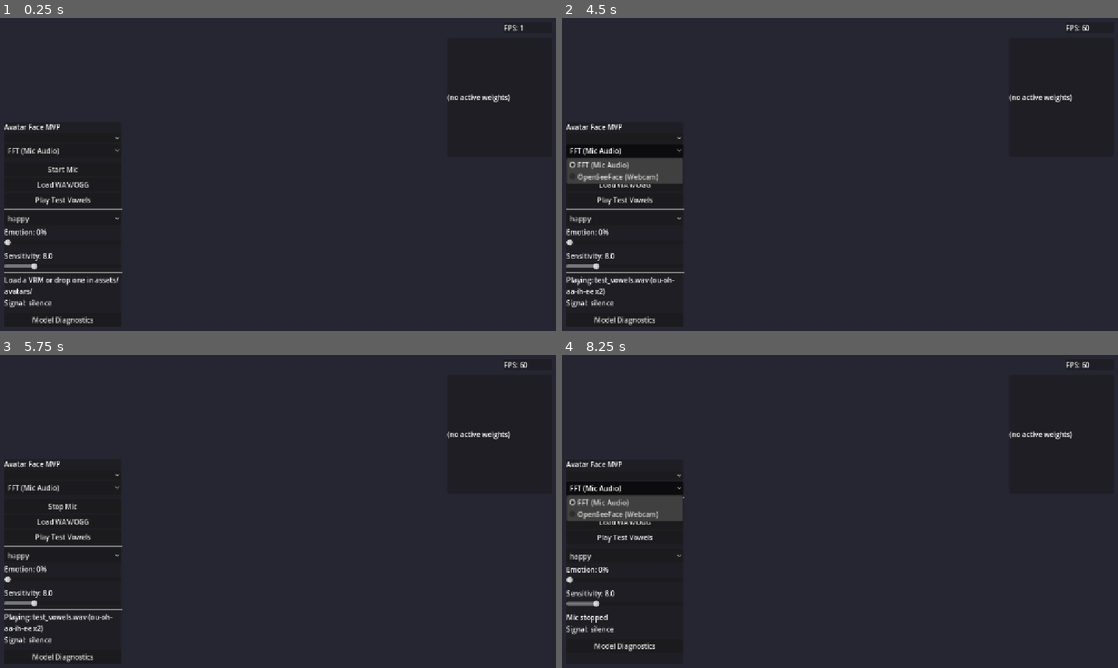
Above: before the commit, frames 1-4 (two rows, left to right).
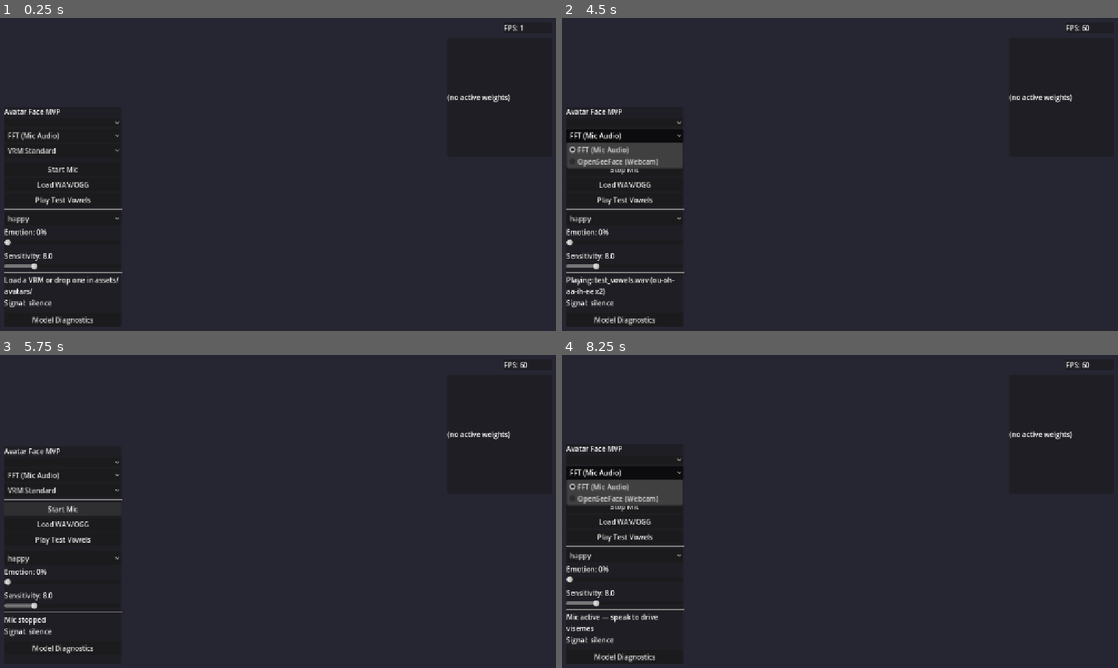
Above: after the commit, the same moments.

Repository: mcp-tool-shop-org/avatar-face-mvp
Game: Godot game, scene res://scenes/main.tscn
The game is run twice, just before and just after one commit, with the same random seed, the same clock (stepped at 60 frames per second) and the same inputs.
Inputs (mouse positions are in pixels of both pictures, inside the frame that each line leads up to):
- Up to frame 1 (0.25 s): no input
- Up to frame 2 (4.5 s): click (623, 149) at 0.5 s, where only the run after the commit has a clickable "VRM Standard"; click "happy" at 1.25 s; click "Start Mic" at 2 s; click "Play Test Vowels" at 2.75 s; click "Play Test Vowels" at 3.5 s; click "FFT (Mic Audio)" at 4.25 s
- Up to frame 3 (5.75 s): click "Stop Mic" at 5 s
- Up to frame 4 (8.25 s): click "Stop Mic" (after the commit: "Start Mic") at 5.75 s; click "Model Diagnostics" at 6.5 s; click "Hide Diagnostics" at 7.25 s; click "FFT (Mic Audio)" at 8 s

The runs differ from the first frame. In frame 1, 0.5% of the frame differs, in the area x 0-22%, y 29-44%; in frame 2, 2.5%; in frame 3, 2.6%; in frame 4, 3.8%, in the area x 0-22%, y 29-99%.

Commit message:
Add mapping profiles (VRM/ARKit), auto-detection, tighter validator
- ConfigLoader now scans config/ for mapping*.json files as profiles
- mapping_arkit.json: ARKit-52 style preset (jawOpen, eyeBlink_L, etc.)
- Profile selector dropdown in UI (VRM Standard / ARKIT)
- Auto-detects model style from blend shape names (lip_*/blink_* = VRM,
  jawOpen/mouthFunnel/eyeBlink_L = ARKit)
- Suggests profile switch when mismatch detected
- Tighter GREEN scoring: requires blinks (L+R) as non-negotiable
- Unmapped shapes now categorized: [mouth/jaw], [eye/brow], [other]
- Profile switch triggers live config reload + diagnostics refresh

Co-Authored-By: Claude Opus 4.6 <noreply@anthropic.com>

Diff:
--- /dev/null
+++ b/config/mapping_arkit.json
@@ -0,0 +1,18 @@
+{
+  "visemes": {
+    "aa": "jawOpen",
+    "ih": "mouthSmile_L",
+    "ou": "mouthPucker",
+    "ee": "mouthSmile_R",
+    "oh": "mouthFunnel"
+  },
+  "expressions": {
+    "blink_left": "eyeBlink_L",
+    "blink_right": "eyeBlink_R",
+    "happy": "mouthSmile_L",
+    "sad": "mouthFrown_L",
+    "angry": "browDown_L",
+    "surprised": "eyeWide_L",
+    "neutral": "jawOpen"
+  }
+}
--- a/scenes/main.tscn
+++ b/scenes/main.tscn
@@ -41,7 +41,7 @@
 anchor_top = 1.0
 anchor_bottom = 1.0
 offset_left = 10.0
-offset_top = -480.0
+offset_top = -510.0
 offset_right = 280.0
 offset_bottom = -10.0
 
@@ -57,6 +57,10 @@
 layout_mode = 2
 
 [node name="DriverOption" type="OptionButton" parent="DemoUI/Panel/VBox"]
+unique_name_in_owner = true
+layout_mode = 2
+
+[node name="ProfileOption" type="OptionButton" parent="DemoUI/Panel/VBox"]
 unique_name_in_owner = true
 layout_mode = 2
 
--- a/scripts/avatar_controller.gd
+++ b/scripts/avatar_controller.gd
@@ -210,8 +210,14 @@
 	return _audio_bus_idx
 
 
+## ARKit-style blend shape names for auto-detection
+const ARKIT_MARKERS := ["jawOpen", "mouthFunnel", "mouthPucker", "eyeBlink_L", "eyeBlink_R",
+	"mouthSmile_L", "mouthSmile_R", "mouthFrown_L", "browDown_L", "eyeWide_L"]
+
+
 ## Run diagnostics on current avatar's blend shapes against mapping.json.
-## Returns a Dictionary with keys: visemes, expressions, unmapped, status
+## Returns a Dictionary with keys: visemes, expressions, unmapped, status,
+## detected_style, suggested_profile, has_blinks, active_profile
 func get_model_diagnostics() -> Dictionary:
 	var result: Dictionary = {
 		"visemes": [],       # Array of {driver, vrm_name, found}
@@ -219,9 +225,26 @@
 		"unmapped": [],      # Blend shapes on the model not referenced by mapping
 		"status": "none",    # "green" | "yellow" | "red" | "none"
 		"total_shapes": _blend_shape_names.size(),
+		"detected_style": "unknown",  # "vrm" | "arkit" | "unknown"
+		"suggested_profile": "",       # profile name if mismatch detected
+		"has_blinks": false,
+		"active_profile": _config.active_profile,
 	}
 	if _mesh_instance == null or _blend_shape_names.size() == 0:
 		return result
+
+	# Auto-detect model style
+	var arkit_count := 0
+	var vrm_count := 0
+	for bs_name in _blend_shape_names:
+		if bs_name in ARKIT_MARKERS:
+			arkit_count += 1
+		if bs_name.begins_with("lip_") or bs_name.begins_with("blink_") or bs_name.begins_with("face_"):
+			vrm_count += 1
+	if arkit_count >= 3:
+		result["detected_style"] = "arkit"
+	elif vrm_count >= 3:
+		result["detected_style"] = "vrm"
 
 	var mapping: Dictionary = _config.get_viseme_map()
 	var expr_mapping: Dictionary = _config.get_expression_map()
@@ -238,9 +261,10 @@
 		if found:
 			viseme_hits += 1
 
-	# Check expression coverage
+	# Check expression coverage — track blinks specifically
 	var expr_hits := 0
-	var expr_total := expr_mapping.size()
+	var has_blink_l := false
+	var has_blink_r := false
 	for driver_key in expr_mapping:
 		var vrm_name: String = expr_mapping[driver_key]
 		var found: bool = _blend_shape_cache.has(vrm_name) or _blend_shape_cache.has(vrm_name.to_lower())
@@ -248,22 +272,43 @@
 		referenced_names[vrm_name] = true
 		if found:
 			expr_hits += 1
+			if driver_key == "blink_left":
+				has_blink_l = true
+			elif driver_key == "blink_right":
+				has_blink_r = true
+	result["has_blinks"] = has_blink_l and has_blink_r
 
 	# Find unmapped blend shapes
 	for bs_name in _blend_shape_names:
 		if not referenced_names.has(bs_name):
 			result["unmapped"].append(bs_name)
 
-	# Determine status color
-	var total_required := viseme_total + expr_total
-	var total_found := viseme_hits + expr_hits
-	if total_required == 0:
+	# Suggest profile switch if style doesn't match active profile
+	var detected: String = result["detected_style"]
+	if detected == "arkit" and _config.active_profile == "VRM Standard":
+		result["suggested_profile"] = "ARKIT"
+	elif detected == "vrm" and _config.active_profile != "VRM Standard":
+		result["suggested_profile"] = "VRM Standard"
+
+	# Determine status color — blinks are non-negotiable for GREEN
+	if viseme_total == 0:
 		result["status"] = "none"
-	elif viseme_hits >= 3 and total_found >= total_required * 0.8:
+	elif viseme_hits >= 3 and result["has_blinks"]:
 		result["status"] = "green"
-	elif viseme_hits >= 2:
+	elif viseme_hits >= 2 or (viseme_hits >= 3 and not result["has_blinks"]):
 		result["status"] = "yellow"
 	else:
 		result["status"] = "red"
 
 	return result
+
+
+## Switch mapping profile and re-apply config
+func set_mapping_profile(profile_name: String):
+	_config.set_active_profile(profile_name)
+	_apply_config()
+
+
+## Get available mapping profile names
+func get_mapping_profiles() -> PackedStringArray:
+	return _config.get_profile_names()
--- a/scripts/config_loader.gd
+++ b/scripts/config_loader.gd
@@ -3,8 +3,12 @@
 class_name ConfigLoader
 extends RefCounted
 
-const MAPPING_PATH := "res://config/mapping.json"
 const TUNING_PATH := "res://config/tuning.json"
+const MAPPING_DIR := "res://config/"
+
+## Available mapping profiles: name -> file path
+var mapping_profiles: Dictionary = {}
+var active_profile: String = ""
 
 var mapping: Dictionary = {}
 var tuning: Dictionary = {}
@@ -14,21 +18,65 @@
 
 
 func _init():
+	_scan_mapping_profiles()
 	reload()
 
 
+func _scan_mapping_profiles():
+	mapping_profiles.clear()
+	var dir: DirAccess = DirAccess.open(MAPPING_DIR)
+	if dir == null:
+		return
+	dir.list_dir_begin()
+	var file_name: String = dir.get_next()
+	while file_name != "":
+		if file_name.begins_with("mapping") and file_name.ends_with(".json"):
+			var profile_name: String = file_name.replace("mapping_", "").replace("mapping", "vrm").replace(".json", "")
+			if profile_name == "vrm":
+				profile_name = "VRM Standard"
+			else:
+				profile_name = profile_name.to_upper()
+			mapping_profiles[profile_name] = MAPPING_DIR + file_name
+		file_name = dir.get_next()
+	if active_profile == "" and mapping_profiles.size() > 0:
+		active_profile = "VRM Standard" if mapping_profiles.has("VRM Standard") else mapping_profiles.keys()[0]
+
+
+func get_profile_names() -> PackedStringArray:
+	var names: PackedStringArray = []
+	for key in mapping_profiles:
+		names.append(key)
+	names.sort()
+	return names
+
+
+func set_active_profile(profile_name: String):
+	if mapping_profiles.has(profile_name):
+		active_profile = profile_name
+		var path: String = mapping_profiles[profile_name]
+		mapping = _load_json(path)
+		_mapping_mtime = _get_mtime(path)
+
+
+func get_active_mapping_path() -> String:
+	if mapping_profiles.has(active_profile):
+		return mapping_profiles[active_profile]
+	return MAPPING_DIR + "mapping.json"
+
+
 func reload():
-	mapping = _load_json(MAPPING_PATH)
+	mapping = _load_json(get_active_mapping_path())
 	tuning = _load_json(TUNING_PATH)
 
 
 ## Check if files changed and reload if so. Call periodically (not every frame).
 func check_hot_reload() -> bool:
 	var changed := false
-	var m_time := _get_mtime(MAPPING_PATH)
+	var m_path: String = get_active_mapping_path()
+	var m_time := _get_mtime(m_path)
 	if m_time != _mapping_mtime:
 		_mapping_mtime = m_time
-		mapping = _load_json(MAPPING_PATH)
+		mapping = _load_json(m_path)
 		changed = true
 	var t_time := _get_mtime(TUNING_PATH)
 	if t_time != _tuning_mtime:
--- a/scripts/demo_ui.gd
+++ b/scripts/demo_ui.gd
@@ -34,6 +34,7 @@
 @onready var diag_button: Button = %DiagButton
 @onready var diag_panel: PanelContainer = %DiagPanel
 @onready var diag_label: Label = %DiagLabel
+@onready var profile_option: OptionButton = %ProfileOption
 
 
 func _ready():
@@ -49,6 +50,8 @@
 	avatar_option.item_selected.connect(_on_avatar_selected)
 	diag_button.pressed.connect(_on_diag_toggle)
 	diag_panel.visible = false
+	profile_option.item_selected.connect(_on_profile_selected)
+	_populate_profiles()
 
 	# Populate emotion dropdown
 	var emotions := ["happy", "sad", "angry", "surprised"]
@@ -284,6 +287,30 @@
 
 ## Called by main.gd after a new avatar is loaded
 func on_avatar_loaded():
+	if diag_panel.visible:
+		_refresh_diagnostics()
+
+
+func _populate_profiles():
+	if _avatar_controller == null:
+		return
+	profile_option.clear()
+	var profiles: PackedStringArray = _avatar_controller.get_mapping_profiles()
+	for p in profiles:
+		profile_option.add_item(p)
+	# Select active profile
+	for i in profile_option.item_count:
+		if profile_option.get_item_text(i) == _avatar_controller._config.active_profile:
+			profile_option.selected = i
+			break
+
+
+func _on_profile_selected(idx: int):
+	if _avatar_controller == null:
+		return
+	var profile_name: String = profile_option.get_item_text(idx)
+	_avatar_controller.set_mapping_profile(profile_name)
+	status_label.text = "Mapping: " + profile_name
 	if diag_panel.visible:
 		_refresh_diagnostics()
 
@@ -317,12 +344,24 @@
 	else:
 		text += "No model loaded\n"
 
+	# Style detection + profile suggestion
+	var detected: String = diag.get("detected_style", "unknown")
+	var suggested: String = diag.get("suggested_profile", "")
+	var active_prof: String = diag.get("active_profile", "")
+	text += "Style: %s | Profile: %s\n" % [detected.to_upper(), active_prof]
+	if suggested != "":
+		text += ">>> TRY SWITCHING TO: %s <<<\n" % suggested
+
+	# Blink status
+	if not diag.get("has_blinks", false):
+		text += "!! BLINKS MISSING (needed for GREEN) !!\n"
+
 	# Viseme coverage
 	text += "\n--- VISEMES ---\n"
 	var visemes: Array = diag.get("visemes", [])
 	for v in visemes:
 		var marker: String = "OK" if v["found"] else "MISS"
-		text += "  %s: %s -> %s [%s]\n" % [v["driver"], v["driver"], v["vrm_name"], marker]
+		text += "  %s -> %s [%s]\n" % [v["driver"], v["vrm_name"], marker]
 
 	# Expression coverage
 	text += "\n--- EXPRESSIONS ---\n"
@@ -331,11 +370,33 @@
 		var marker: String = "OK" if e["found"] else "MISS"
 		text += "  %s -> %s [%s]\n" % [e["driver"], e["vrm_name"], marker]
 
-	# Unmapped shapes
+	# Unmapped shapes (categorized)
 	var unmapped: Array = diag.get("unmapped", [])
 	if unmapped.size() > 0:
+		var mouth_shapes: PackedStringArray = []
+		var eye_shapes: PackedStringArray = []
+		var other_shapes: PackedStringArray = []
+		for u in unmapped:
+			var lower: String = u.to_lower()
+			if "mouth" in lower or "jaw" in lower or "lip" in lower or "tongue" in lower:
+				mouth_shapes.append(u)
+			elif "eye" in lower or "blink" in lower or "brow" in lower or "cheek" in lower:
+				eye_shapes.append(u)
+			else:
+				other_shapes.append(u)
+
 		text += "\n--- UNMAPPED (%d) ---\n" % unmapped.size()
-		for u in unmapped:
-			text += "  %s\n" % u
+		if mouth_shapes.size() > 0:
+			text += " [mouth/jaw]\n"
+			for s in mouth_shapes:
+				text += "  %s\n" % s
+		if eye_shapes.size() > 0:
+			text += " [eye/brow]\n"
+			for s in eye_shapes:
+				text += "  %s\n" % s
+		if other_shapes.size() > 0:
+			text += " [other]\n"
+			for s in other_shapes:
+				text += "  %s\n" % s
 
 	diag_label.text = text
